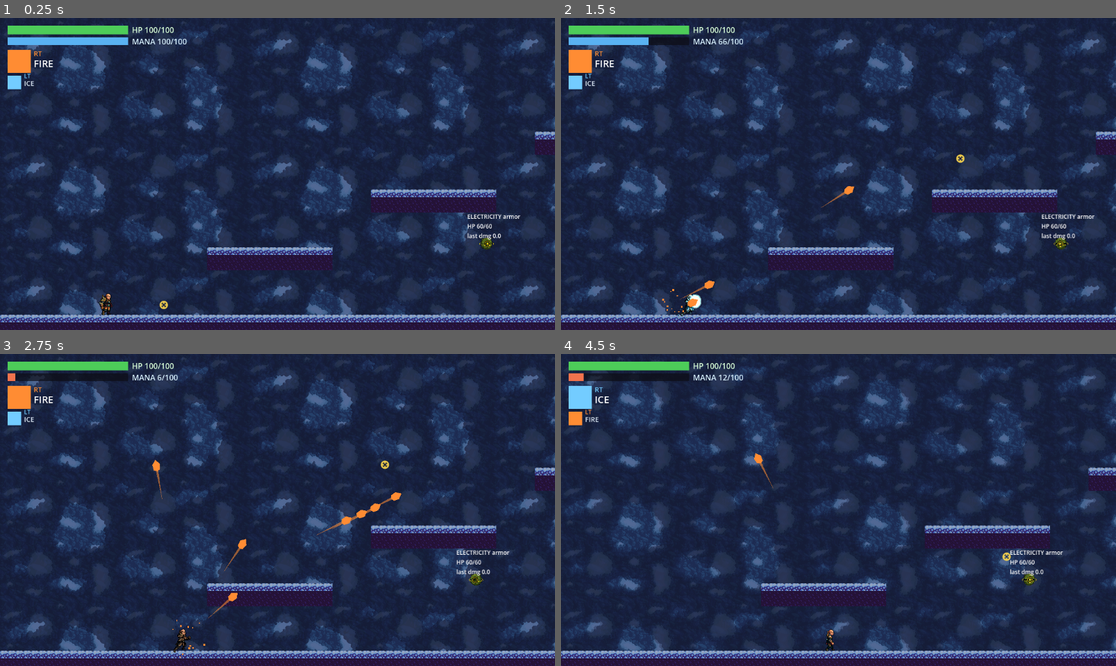
Above: before the commit, frames 1-4 (two rows, left to right).
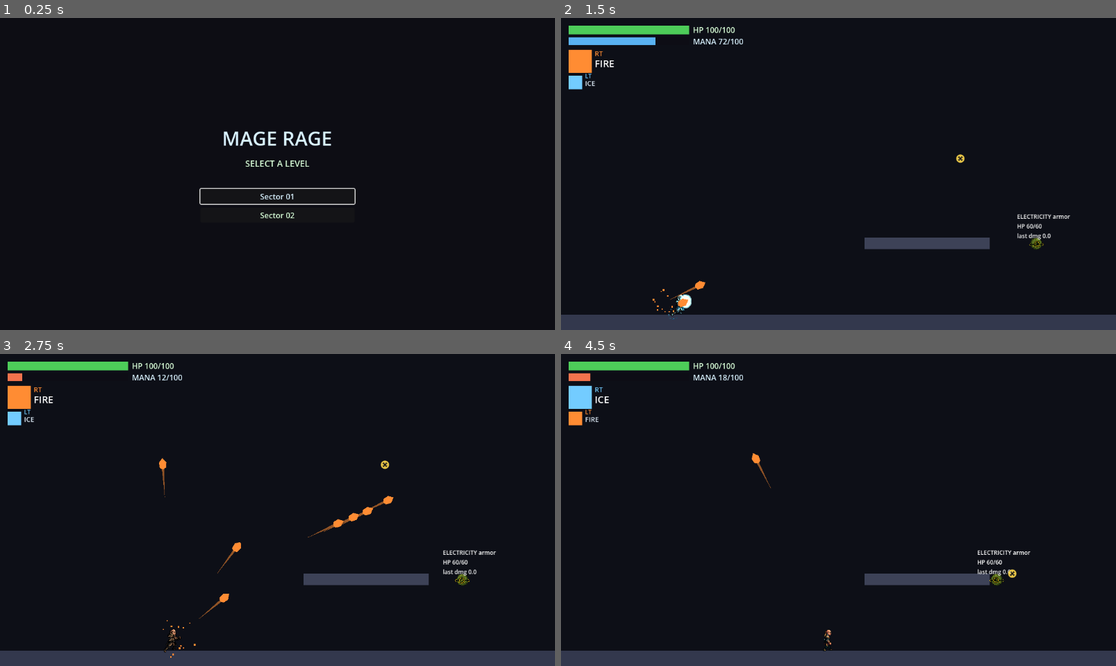
Above: after the commit, the same moments.

Repository: lordiwa/mageRage
Game: Godot game, scene res://scenes/level_select.tscn
The game is run twice, just before and just after one commit, with the same random seed, the same clock (stepped at 60 frames per second) and the same inputs. Before the commit the project starts from res://levels/sector_02.tscn.
Inputs (mouse positions are in pixels of both pictures, inside the frame that each line leads up to):
- Up to frame 1 (0.25 s): no input
- Up to frame 2 (1.5 s): click (838, 195) at 0.5 s, where only the run after the commit has a clickable "Sector 01"; tap Enter at 1.25 s; move the mouse to (960, 158) at 1.27 s; hold D (move_right) from 1.28 s (still down); hold E (cast_primary) from 1.28 s (still down); click (960, 158) at 1.42 s
- Up to frame 3 (2.75 s): tap Space (jump) at 1.52 s; release D (move_right) at 2 s; release E (cast_primary) at 2 s; drag from (166, 525) to (382, 466) at 2.02 s
- Up to frame 4 (4.5 s): move the mouse to (894, 441) at 2.77 s; hold D (move_right) 2.78-3.5 s; tap Shift (dash) at 2.85 s; drag from (810, 572) to (1054, 444) at 3.52 s; move the mouse to (1005, 556) at 4.27 s; hold A (move_left) from 4.28 s (still down); tap 2 (element_2) at 4.35 s

The runs differ from the first frame. In frame 1, 100% of the frame differs, in the area x 0-100%, y 0-100%; in frame 2, 98%; in frame 3, 98%; in frame 4, 98%.

Commit message:
chore(TASK-063): boot into the level selector (run/main_scene)
Flips run/main_scene from res://levels/sector_02.tscn to
res://scenes/level_select.tscn so the game boots into the picker. The two sector
scenes are unchanged and remain directly launchable in the editor.

Co-Authored-By: Claude Opus 4.8 (1M context) <noreply@anthropic.com>

Diff:
--- a/project.godot
+++ b/project.godot
@@ -12,7 +12,7 @@
 
 config/name="Mage Rage"
 config/description="2D side-scroller / metroidvania. TASK-005 movement demo."
-run/main_scene="res://levels/sector_02.tscn"
+run/main_scene="res://scenes/level_select.tscn"
 config/features=PackedStringArray("4.6", "GL Compatibility")
 config/icon="res://icon.svg"
 
